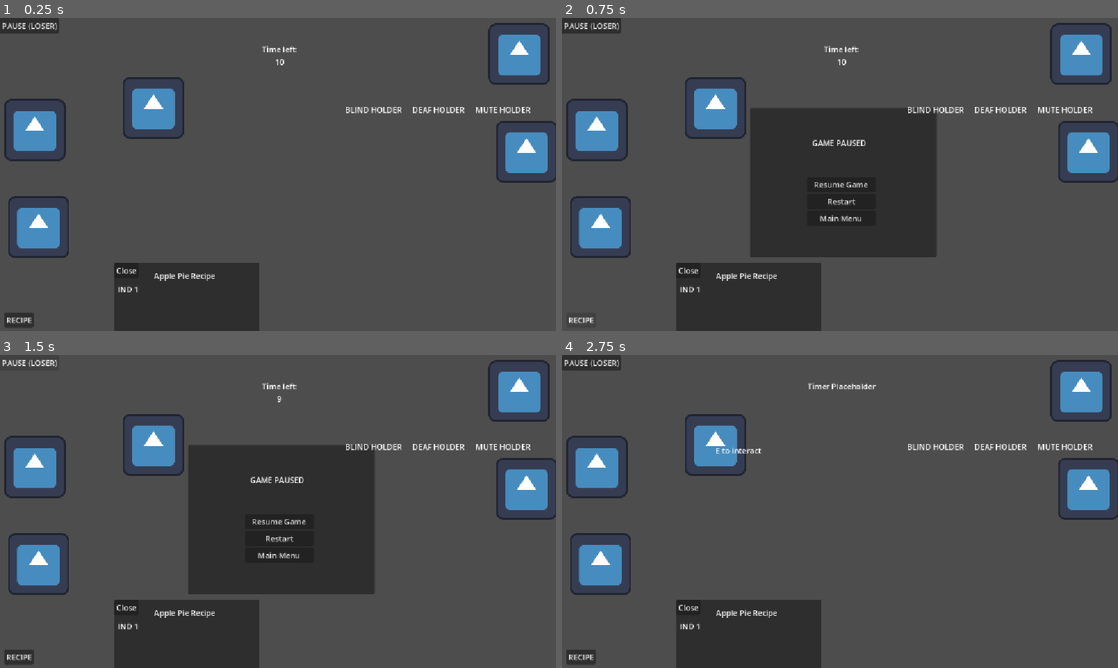
Above: before the commit, frames 1-4 (two rows, left to right).
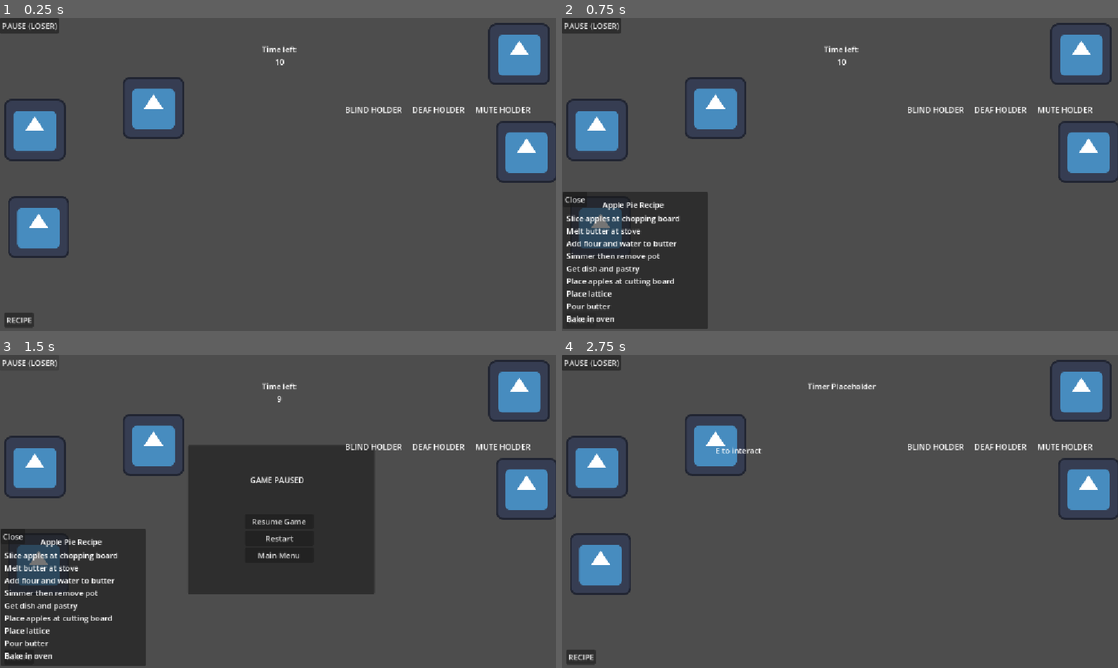
Above: after the commit, the same moments.

Repository: tszyana/SenselessChefs
Game: Godot game, scene res://scenes/kitchen.tscn
The game is run twice, just before and just after one commit, with the same random seed, the same clock (stepped at 60 frames per second) and the same inputs. This scene is started directly instead of the project's main scene. The engine's default icon, where the game draws it, is replaced by a stand-in: a white triangle on a blue panel in a dark square.
Inputs:
- Up to frame 1 (0.25 s): no input
- Up to frame 2 (0.75 s): click "RECIPE" at 0.5 s
- Up to frame 3 (1.5 s): click "PAUSE (LOSER)" at 1.25 s
- Up to frame 4 (2.75 s): click "Restart" at 2 s

The runs differ from the first frame. In frame 1, 5.6% of the frame differs, in the area x 20-47%, y 78-100%; in frame 2, 30%, in the area x 0-68%, y 29-100%; in frame 3, 14%; in frame 4, 5.6%.

Commit message:
Finished adding recipe

Diff:
--- a/scenes/kitchen.tscn
+++ b/scenes/kitchen.tscn
@@ -70,6 +70,56 @@
 horizontal_alignment = 1
 script = SubResource("GDScript_bems3")
 
+[node name="RecipeButton" type="Button" parent="Control" unique_id=1458892778]
+layout_mode = 0
+offset_left = 9.0
+offset_top = 610.0
+offset_right = 70.0
+offset_bottom = 641.0
+text = "RECIPE"
+
+[node name="RecipePanel" type="Panel" parent="Control" unique_id=203503883]
+visible = false
+z_index = 4
+layout_mode = 0
+offset_left = 2.0
+offset_top = 360.0
+offset_right = 302.0
+offset_bottom = 644.0
+
+[node name="Label" type="Label" parent="Control/RecipePanel" unique_id=1566007632]
+layout_mode = 0
+offset_left = 82.0
+offset_top = 15.0
+offset_right = 210.0
+offset_bottom = 38.0
+text = "Apple Pie Recipe"
+
+[node name="IngredientList" type="VBoxContainer" parent="Control/RecipePanel" unique_id=90269945]
+layout_mode = 0
+offset_left = 7.0
+offset_top = 43.0
+offset_right = 291.0
+offset_bottom = 215.0
+
+[node name="Label" type="Label" parent="Control/RecipePanel/IngredientList" unique_id=1684958274]
+layout_mode = 2
+text = "Slice apples at chopping board
+Melt butter at stove
+Add flour and water to butter
+Simmer then remove pot
+Get dish and pastry
+Place apples at cutting board
+Place lattice
+Pour butter
+Bake in oven"
+
+[node name="CloseButton" type="Button" parent="Control/RecipePanel" unique_id=412891538]
+layout_mode = 0
+offset_right = 8.0
+offset_bottom = 8.0
+text = "Close"
+
 [node name="PauseButton" type="Button" parent="Control" unique_id=1093837354]
 layout_mode = 0
 offset_right = 122.0
@@ -214,47 +264,6 @@
 layout_mode = 2
 text = "MUTE HOLDER"
 
-[node name="RecipeButton" type="Button" parent="Control" unique_id=1458892778]
-layout_mode = 0
-offset_left = 9.0
-offset_top = 610.0
-offset_right = 70.0
-offset_bottom = 641.0
-text = "RECIPE"
-
-[node name="RecipePanel" type="Panel" parent="Control" unique_id=203503883]
-z_index = 4
-layout_mode = 0
-offset_left = 237.0
-offset_top = 507.0
-offset_right = 537.0
-offset_bottom = 730.0
-
-[node name="Label" type="Label" parent="Control/RecipePanel" unique_id=1566007632]
-layout_mode = 0
-offset_left = 82.0
-offset_top = 15.0
-offset_right = 210.0
-offset_bottom = 38.0
-text = "Apple Pie Recipe"
-
-[node name="IngredientList" type="VBoxContainer" parent="Control/RecipePanel" unique_id=90269945]
-layout_mode = 0
-offset_left = 7.0
-offset_top = 43.0
-offset_right = 291.0
-offset_bottom = 215.0
-
-[node name="Label" type="Label" parent="Control/RecipePanel/IngredientList" unique_id=1684958274]
-layout_mode = 2
-text = "IND 1"
-
-[node name="CloseButton" type="Button" parent="Control/RecipePanel" unique_id=412891538]
-layout_mode = 0
-offset_right = 8.0
-offset_bottom = 8.0
-text = "Close"
-
 [node name="Players" type="Node2D" parent="." unique_id=1408460873]
 
 [node name="MutePlayer" parent="Players" unique_id=102776357 instance=ExtResource("1_01sk3")]
--- a/scripts/kitchen.gd
+++ b/scripts/kitchen.gd
@@ -19,25 +19,23 @@
 func _on_timer_timeout() -> void:
 	timer_popup.visible = true
 
-#  Show main menu
+#  Scene changes
 func _on_main_menu_button_pressed() -> void:
 	get_tree().change_scene_to_file("res://scenes/main_menu.tscn")
-
-
 func _on_restart_button_pressed() -> void:
 	get_tree().change_scene_to_file("res://scenes/kitchen.tscn")
 
+# Pause button
 func _on_pause_button_pressed() -> void:
 	get_tree().paused = true
 	pause_popup.visible = true
-
+# Resume button
 func _on_resume_button_pressed() -> void:
 	get_tree().paused = false
 	pause_popup.visible = false
 
-
+# Recipe stuff
 func _on_recipe_button_pressed() -> void:
-	pause_popup.visible = true
-
+	recipe_popup.visible = true
 func _on_close_button_pressed() -> void:
-	pause_popup.visible = false
+	recipe_popup.visible = false
Not shown: 1 places in scenes/kitchen.tscn that only renumber resources
